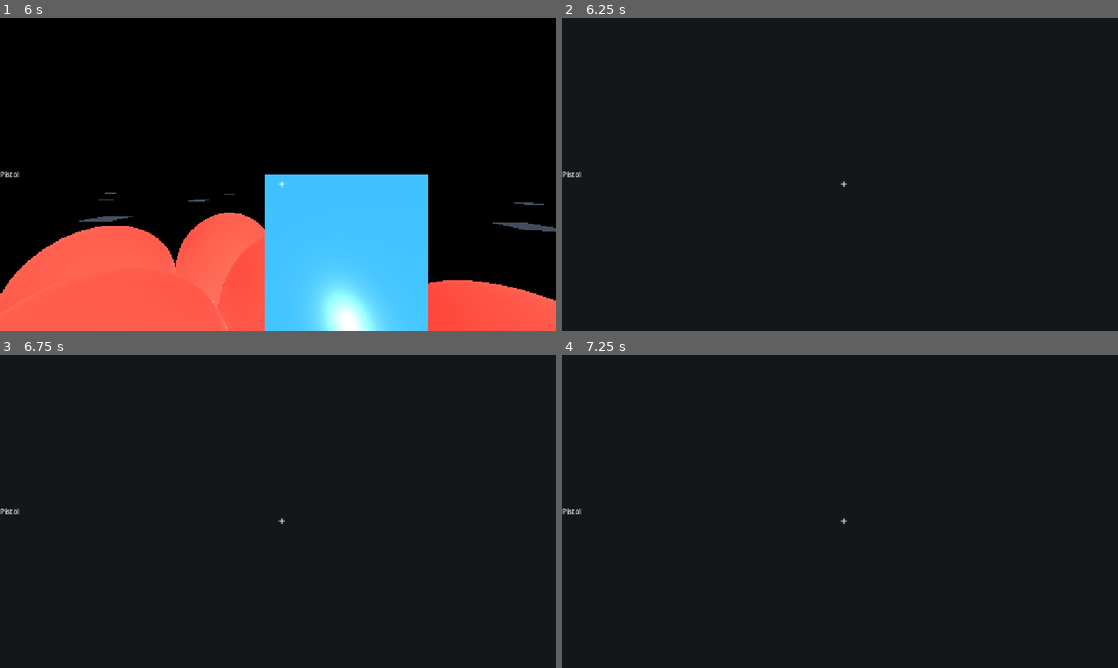
Above: before the commit, frames 1-4 (two rows, left to right).
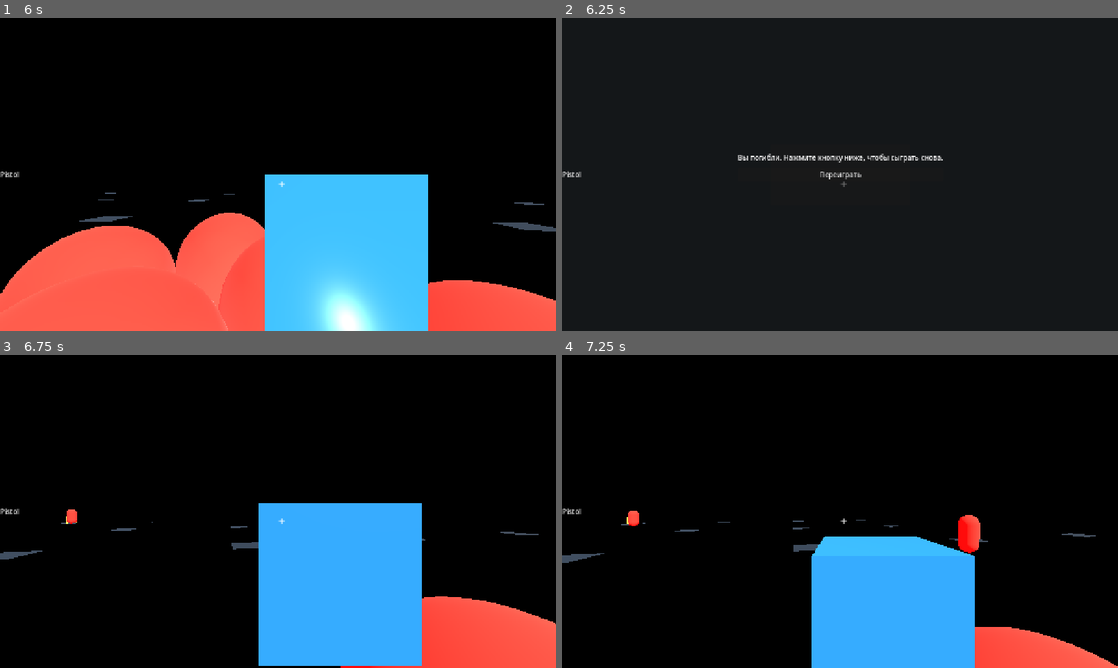
Above: after the commit, the same moments.

Repository: JustSadSock/bombastik
Game: Godot game, scene res://scenes/Main.tscn
Two runs of this game, one before a commit and one after it. Both use one fixed random seed, a clock stepped at 60 frames per second and the inputs below.
Inputs (mouse positions are in pixels of both pictures, inside the frame that each line leads up to):
- Up to frame 1 (6 s): tap Enter at 0.5, 0.8, 1.35, 3.05, 3.6, 5.1 s; move the mouse to (305, 174) at 0.52 s; tap R at 0.6, 2.3, 2.85, 4.35 s; tap Space at 0.77, 1.07, 1.52, 1.55, 1.82, 2.1, 3.02, 3.32, 3.77, 3.8, 4.07, 4.52, 4.82, 5.85 s; move the mouse to (250, 174) at 1.27 s; move the mouse to (289, 168) at 2.02 s; move the mouse to (272, 180) at 2.77 s; move the mouse to (316, 177) at 3.52 s; move the mouse to (233, 171) at 4.27 s; move the mouse to (283, 174) at 5.02 s; move the mouse to (255, 168) at 5.77 s
- Up to frame 2 (6.25 s): tap Space at 6.02 s
- Up to frame 3 (6.75 s): tap Space at 6.32 s; move the mouse to (305, 511) at 6.52 s; tap R at 6.6 s
- Up to frame 4 (7.25 s): tap Space at 6.77, 7.07 s

Frame 1 is identical in both runs. In frame 2, 0.6% of the frame differs, in the area x 31-69%, y 43-54%; in frame 3, 100%, in the area x 0-100%, y 0-100%; in frame 4, 100%.

Commit message:
Improve input and restart flow

Diff:
--- a/scenes/HUD.tscn
+++ b/scenes/HUD.tscn
@@ -56,3 +56,40 @@
 offset_bottom = 0.0
 color = Color(1, 0, 0, 0.0)
 mouse_filter = 2
+
+[node name="Status" type="CenterContainer" parent="."]
+visible = false
+anchors_preset = 15
+anchor_left = 0.0
+anchor_top = 0.0
+anchor_right = 1.0
+anchor_bottom = 1.0
+offset_left = 0.0
+offset_top = 0.0
+offset_right = 0.0
+offset_bottom = 0.0
+
+[node name="Panel" type="Panel" parent="Status"]
+custom_minimum_size = Vector2(320, 140)
+
+[node name="VBoxContainer" type="VBoxContainer" parent="Status/Panel"]
+anchors_preset = 15
+anchor_left = 0.0
+anchor_top = 0.0
+anchor_right = 1.0
+anchor_bottom = 1.0
+offset_left = 20.0
+offset_top = 20.0
+offset_right = -20.0
+offset_bottom = -20.0
+grow_horizontal = 2
+grow_vertical = 2
+theme_override_constants/separation = 12
+
+[node name="StatusLabel" type="Label" parent="Status/Panel/VBoxContainer"]
+text = "Статус"
+horizontal_alignment = 1
+vertical_alignment = 1
+
+[node name="RestartButton" type="Button" parent="Status/Panel/VBoxContainer"]
+text = "Переиграть"
--- a/scripts/game.gd
+++ b/scripts/game.gd
@@ -17,6 +17,12 @@
 var floor_positions: Array = []
 var player: Node3D
 var rng := RandomNumberGenerator.new()
+var game_over := false
+
+@onready var level_root: Node3D = $Level
+@onready var pickup_root: Node3D = $Pickups
+@onready var enemy_root: Node3D = $Enemies
+@onready var hud = $HUD
 
 func _ready():
     rng.randomize()
@@ -24,16 +30,33 @@
     player_scene = player_scene if player_scene else DEFAULT_PLAYER_SCENE
     enemy_scene = enemy_scene if enemy_scene else DEFAULT_ENEMY_SCENE
     pickup_scene = pickup_scene if pickup_scene else DEFAULT_PICKUP_SCENE
+    if hud and hud.has_signal("restart_requested"):
+        hud.restart_requested.connect(restart_requested)
+    start_round()
+
+func start_round():
+    game_over = false
+    Input.set_mouse_mode(Input.MOUSE_MODE_CAPTURED)
+    clear_game()
     generate_level()
     spawn_player()
     spawn_pickups()
     spawn_enemies()
+    if hud and hud.has_method("hide_status"):
+        hud.hide_status()
+
+func clear_game():
+    floor_positions.clear()
+    for child in level_root.get_children():
+        child.queue_free()
+    for child in pickup_root.get_children():
+        child.queue_free()
+    for child in enemy_root.get_children():
+        child.queue_free()
+    if is_instance_valid(player):
+        player.queue_free()
 
 func generate_level():
-    floor_positions.clear()
-    var level_root = $Level
-    for child in level_root.get_children():
-        child.queue_free()
     for x in range(grid_size.x):
         for y in range(grid_size.y):
             if rng.randf() < 0.12 and not (x == grid_size.x / 2.0 and y == grid_size.y / 2.0):
@@ -48,9 +71,12 @@
     add_child(player)
     player.global_transform.origin = Vector3(grid_size.x * tile_size * 0.5, 2.0, grid_size.y * tile_size * 0.5)
     player.set_weapons(WeaponData.WEAPONS)
+    if player.has_signal("died"):
+        player.died.connect(_on_player_died)
+    if hud and hud.has_method("update_health"):
+        hud.update_health(player.max_health, player.max_health)
 
 func spawn_pickups():
-    var container = $Pickups
     for data in WeaponData.WEAPONS:
         if data.get("id") == "pistol":
             continue
@@ -61,19 +87,37 @@
         var label = pickup.get_node_or_null("Label3D")
         if label:
             label.text = data.get("name")
-        container.add_child(pickup)
+        pickup_root.add_child(pickup)
         pickup.global_transform.origin = pickup_position
 
 func spawn_enemies():
-    var container = $Enemies
     for i in range(8):
         var enemy = enemy_scene.instantiate()
         enemy.target = player
         var enemy_position = get_random_floor_position() + Vector3(0, 0.5, 0)
-        container.add_child(enemy)
+        enemy_root.add_child(enemy)
         enemy.global_transform.origin = enemy_position
 
 func get_random_floor_position() -> Vector3:
     if floor_positions.is_empty():
         return Vector3.ZERO
     return floor_positions[rng.randi_range(0, floor_positions.size() - 1)]
+
+func _unhandled_input(event):
+    if not game_over:
+        return
+    if event is InputEventKey and event.pressed and (event.keycode == KEY_R or event.keycode == KEY_ENTER or event.keycode == KEY_SPACE):
+        restart_requested()
+
+func _on_player_died():
+    game_over = true
+    Input.set_mouse_mode(Input.MOUSE_MODE_VISIBLE)
+    for enemy in enemy_root.get_children():
+        enemy.target = null
+    if hud and hud.has_method("show_status"):
+        hud.show_status("Вы погибли. Нажмите кнопку ниже, чтобы сыграть снова.", true)
+
+func restart_requested():
+    if not game_over:
+        return
+    start_round()
--- a/scripts/hud.gd
+++ b/scripts/hud.gd
@@ -1,13 +1,20 @@
 extends CanvasLayer
+
+signal restart_requested
 
 @onready var weapon_label: Label = $MarginContainer/VBoxContainer/WeaponLabel
 @onready var cooldown_bar: TextureProgressBar = $MarginContainer/VBoxContainer/CooldownBar
 @onready var health_bar: TextureProgressBar = $MarginContainer/VBoxContainer/HealthBar
 @onready var crosshair: Label = $Crosshair
 @onready var damage_flash: ColorRect = $DamageFlash
+@onready var status_panel: Control = $Status
+@onready var status_label: Label = $Status/Panel/VBoxContainer/StatusLabel
+@onready var restart_button: Button = $Status/Panel/VBoxContainer/RestartButton
 
 func _ready():
     add_to_group("hud")
+    if restart_button:
+        restart_button.pressed.connect(_on_restart_pressed)
 
 func update_weapon_label(weapons: Array, index: int, cooldown: float):
     if weapons.is_empty():
@@ -29,3 +36,18 @@
     damage_flash.modulate.a = 0.6
     var tween = create_tween()
     tween.tween_property(damage_flash, "modulate:a", 0.0, 0.4)
+
+func show_status(message: String, allow_restart := false):
+    if status_panel == null:
+        return
+    status_panel.visible = true
+    status_label.text = message
+    restart_button.visible = allow_restart
+
+func hide_status():
+    if status_panel == null:
+        return
+    status_panel.visible = false
+
+func _on_restart_pressed():
+    emit_signal("restart_requested")
--- a/scripts/player.gd
+++ b/scripts/player.gd
@@ -1,4 +1,6 @@
 extends CharacterBody3D
+
+signal died
 
 var gravity: float = ProjectSettings.get_setting("physics/3d/default_gravity")
 
@@ -25,6 +27,7 @@
 var bob_time := 0.0
 var damage_shake_time := 0.0
 var weapon_rest_position := Vector3.ZERO
+var is_dead := false
 
 @onready var head: Node3D = $Head
 @onready var camera: Camera3D = $Head/Camera3D
@@ -54,10 +57,14 @@
         rotate_y(-event.relative.x * camera_sensitivity)
         head.rotate_x(-event.relative.y * camera_sensitivity)
         head.rotation_degrees.x = clamp(head.rotation_degrees.x, -80, 80)
+    if event is InputEventMouseButton and event.pressed:
+        Input.set_mouse_mode(Input.MOUSE_MODE_CAPTURED)
     if event is InputEventKey and event.pressed and event.keycode == KEY_ESCAPE:
         Input.set_mouse_mode(Input.MOUSE_MODE_VISIBLE)
 
 func _physics_process(delta):
+    if is_dead:
+        return
     if not is_on_floor():
         velocity.y -= gravity * delta
     var input_dir = Input.get_vector("move_left", "move_right", "move_forward", "move_backward")
@@ -75,6 +82,8 @@
     apply_headbob(delta, direction)
 
 func _process(delta):
+    if is_dead:
+        return
     if cooldown > 0.0:
         cooldown = max(0.0, cooldown - delta)
     if Input.is_action_just_pressed("switch_next"):
@@ -138,6 +147,8 @@
         hud.update_health(health, max_health)
 
 func take_damage(amount: float):
+    if is_dead:
+        return
     health = clamp(health - amount, 0.0, max_health)
     update_hud()
     damage_shake_time = 0.25
@@ -150,6 +161,11 @@
         die()
 
 func die():
+    if is_dead:
+        return
+    is_dead = true
+    emit_signal("died")
+    Input.set_mouse_mode(Input.MOUSE_MODE_VISIBLE)
     queue_free()
 
 func apply_crouch(delta: float, is_crouching: bool):
